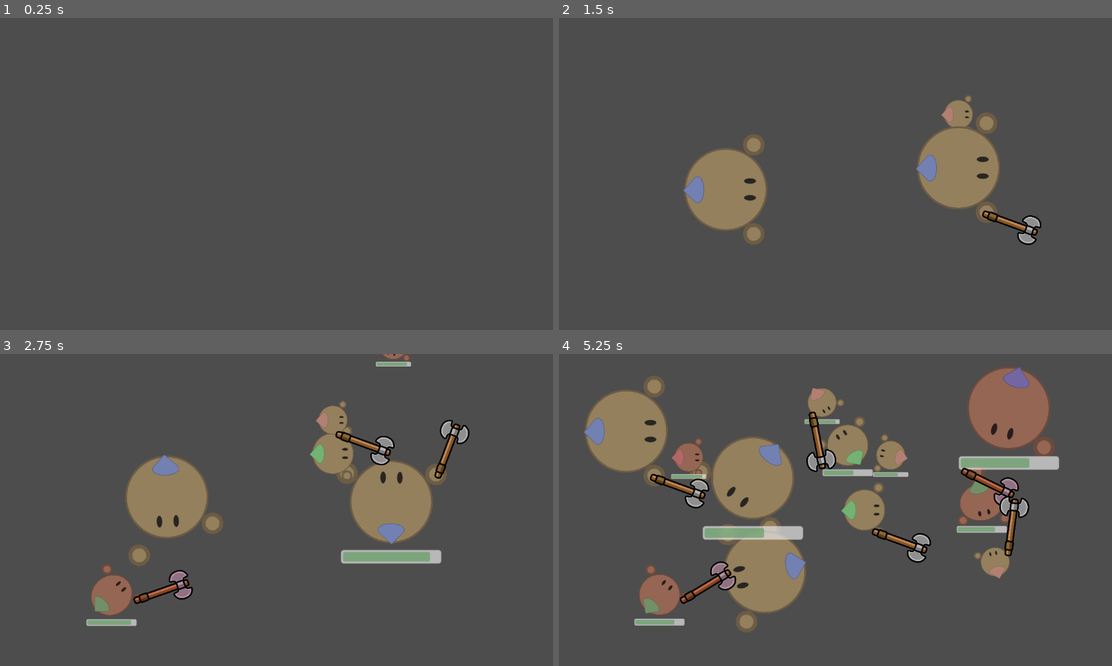
Above: before the commit, frames 1-4 (two rows, left to right).
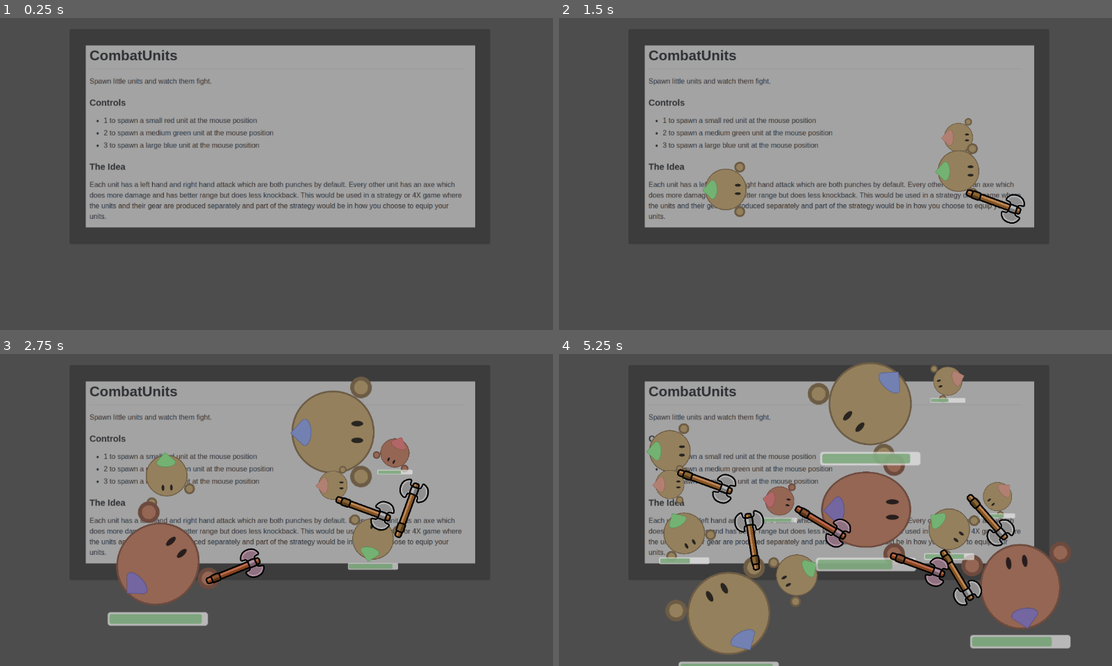
Above: after the commit, the same moments.

Repository: westonkelliher/GodotDemos
Game: Godot game, scene res://stage.tscn
Two runs of this game, one before a commit and one after it. Both use one fixed random seed, a clock stepped at 60 frames per second and the inputs below.
Inputs (mouse positions are in pixels of both pictures, inside the frame that each line leads up to):
- Up to frame 1 (0.25 s): no input
- Up to frame 2 (1.5 s): tap Enter at 0.5 s; move the mouse to (957, 158) at 0.52 s; hold D (move_right) 0.53-1.28 s; tap 1 (spawn_1) at 0.6 s; tap Space (ui_select) at 0.77, 1.25 s; tap 2 (spawn_2) at 0.8, 1.35 s; move the mouse to (724, 189) at 1.27 s; hold S (move_down) from 1.28 s (still down)
- Up to frame 3 (2.75 s): tap Space (ui_select) at 1.52 s; tap 3 (spawn_3) at 1.55, 2.1 s; move the mouse to (331, 441) at 2.02 s; release S (move_down) at 2.03 s; hold D (move_right) from 2.03 s (still down); tap 1 (spawn_1) at 2.3 s
- Up to frame 4 (5.25 s): move the mouse to (807, 572) at 2.77 s; release D (move_right) at 2.78 s; hold W (move_up) 2.78-3.53 s; tap Shift (run) at 2.85 s; tap Space (ui_select) at 3.02, 3.77, 4.52 s; tap 2 (spawn_2) at 3.05, 4.35 s; move the mouse to (1001, 556) at 3.52 s; hold A (move_left) 3.53-5.03 s; tap 1 (spawn_1) at 3.6, 4.55 s; tap 3 (spawn_3) at 3.8, 5.1 s; move the mouse to (669, 463) at 4.27 s; move the mouse to (863, 510) at 5.02 s; hold S (move_down) from 5.03 s (still down)

The runs differ from the first frame. In frame 1, 40% of the frame differs, in the area x 15-86%, y 8-68%; in frame 2, 39%; in frame 3, 42%; in frame 4, 54%, in the area x 4-93%, y 2-100%.
Error in both runs: Attempt to call function 'play' in base 'null instance' on a null instance. (res://stage.gd:15)

Commit message:
COmbatUnits: in-game readme; bounds

Diff:
--- a/CombatUnits/hand.tscn
+++ b/CombatUnits/hand.tscn
@@ -71,8 +71,8 @@
 }
 
 [sub_resource type="CapsuleShape2D" id="CapsuleShape2D_pjr3c"]
-radius = 9.42821
-height = 37.7128
+radius = 10.7942
+height = 33.2048
 
 [node name="Hand" type="Node2D"]
 script = ExtResource("1_54vue")
@@ -108,8 +108,8 @@
 [node name="Aggression" type="Area2D" parent="."]
 
 [node name="Shape" type="CollisionShape2D" parent="Aggression"]
-position = Vector2(29, -15)
-rotation = 1.0472
+position = Vector2(27, -23)
+rotation = 0.929334
 shape = SubResource("CapsuleShape2D_pjr3c")
 debug_color = Color(0.694118, 0.282353, 1, 0.196078)
 
--- a/CombatUnits/stage.gd
+++ b/CombatUnits/stage.gd
@@ -15,17 +15,18 @@
 		$Sword/Animation.play("slash")
 	var mouse_loc := get_viewport().get_mouse_position()
 	if Input.is_action_just_pressed("spawn_1"):
-		spawn_unit(Guy.Team.RED, mouse_loc, 0.7)
+		spawn_unit(Guy.Team.RED, mouse_loc, 0.7, 6)
 	if Input.is_action_just_pressed("spawn_2"):
-		spawn_unit(Guy.Team.BLUE, mouse_loc, 2.0)
+		spawn_unit(Guy.Team.GREEN, mouse_loc, 1.0, 10)
 	if Input.is_action_just_pressed("spawn_3"):
-		spawn_unit(Guy.Team.GREEN, mouse_loc, 1.0)
+		spawn_unit(Guy.Team.BLUE, mouse_loc, 2.0, 22)
 
-func spawn_unit(team: Guy.Team, loc: Vector2, size: float) -> void:
+func spawn_unit(team: Guy.Team, loc: Vector2, size: float, health: int) -> void:
 	var guy := preload("res://guy.tscn").instantiate()
 	guy.position = loc
 	guy.team = team
 	guy.set_size(size)
+	guy.MAX_HEALTH = health
 	guy.wants_target.connect(give_target)
 	guy.death.connect(handle_death)
 	add_child(guy)
--- a/CombatUnits/stage.tscn
+++ b/CombatUnits/stage.tscn
@@ -1,6 +1,52 @@
-[gd_scene load_steps=2 format=3 uid="uid://dpis7x5knw1jr"]
+[gd_scene load_steps=4 format=3 uid="uid://dpis7x5knw1jr"]
 
 [ext_resource type="Script" path="res://stage.gd" id="1_7nept"]
+[ext_resource type="Texture2D" uid="uid://b3qr3wxgyh5gx" path="res://README.png" id="2_stw18"]
+
+[sub_resource type="RectangleShape2D" id="RectangleShape2D_j82gb"]
+size = Vector2(1200, 40)
 
 [node name="Stage" type="Node2D"]
 script = ExtResource("1_7nept")
+
+[node name="Panel" type="Panel" parent="."]
+modulate = Color(1, 1, 1, 0.52549)
+offset_left = 144.0
+offset_top = 23.0
+offset_right = 872.0
+offset_bottom = 395.0
+scale = Vector2(1.2, 1.2)
+
+[node name="Sprite" type="Sprite2D" parent="Panel"]
+position = Vector2(364.742, 185.5)
+scale = Vector2(0.764563, 0.764563)
+texture = ExtResource("2_stw18")
+
+[node name="Wall" type="StaticBody2D" parent="."]
+
+[node name="Shape" type="CollisionShape2D" parent="Wall"]
+position = Vector2(577, -37)
+shape = SubResource("RectangleShape2D_j82gb")
+
+[node name="Wall2" type="StaticBody2D" parent="."]
+position = Vector2(0, 728)
+
+[node name="Shape" type="CollisionShape2D" parent="Wall2"]
+position = Vector2(577, -37)
+shape = SubResource("RectangleShape2D_j82gb")
+
+[node name="Wall3" type="StaticBody2D" parent="."]
+position = Vector2(-79, -177)
+rotation = 1.5708
+
+[node name="Shape" type="CollisionShape2D" parent="Wall3"]
+position = Vector2(577, -37)
+shape = SubResource("RectangleShape2D_j82gb")
+
+[node name="Wall4" type="StaticBody2D" parent="."]
+position = Vector2(1161, -198)
+rotation = 1.5708
+
+[node name="Shape" type="CollisionShape2D" parent="Wall4"]
+position = Vector2(577, -37)
+shape = SubResource("RectangleShape2D_j82gb")
Binary file added: CombatUnits/README.png
Not shown, added: CombatUnits/README.png.import
